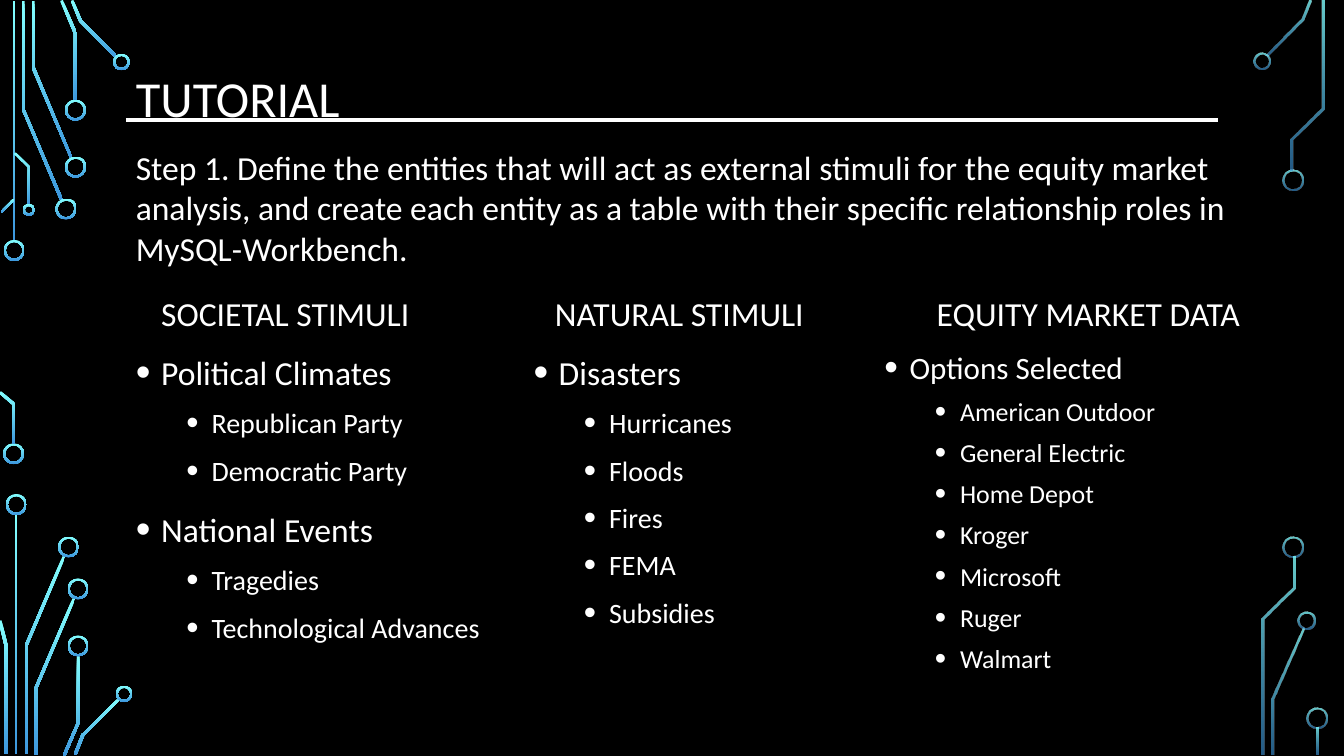
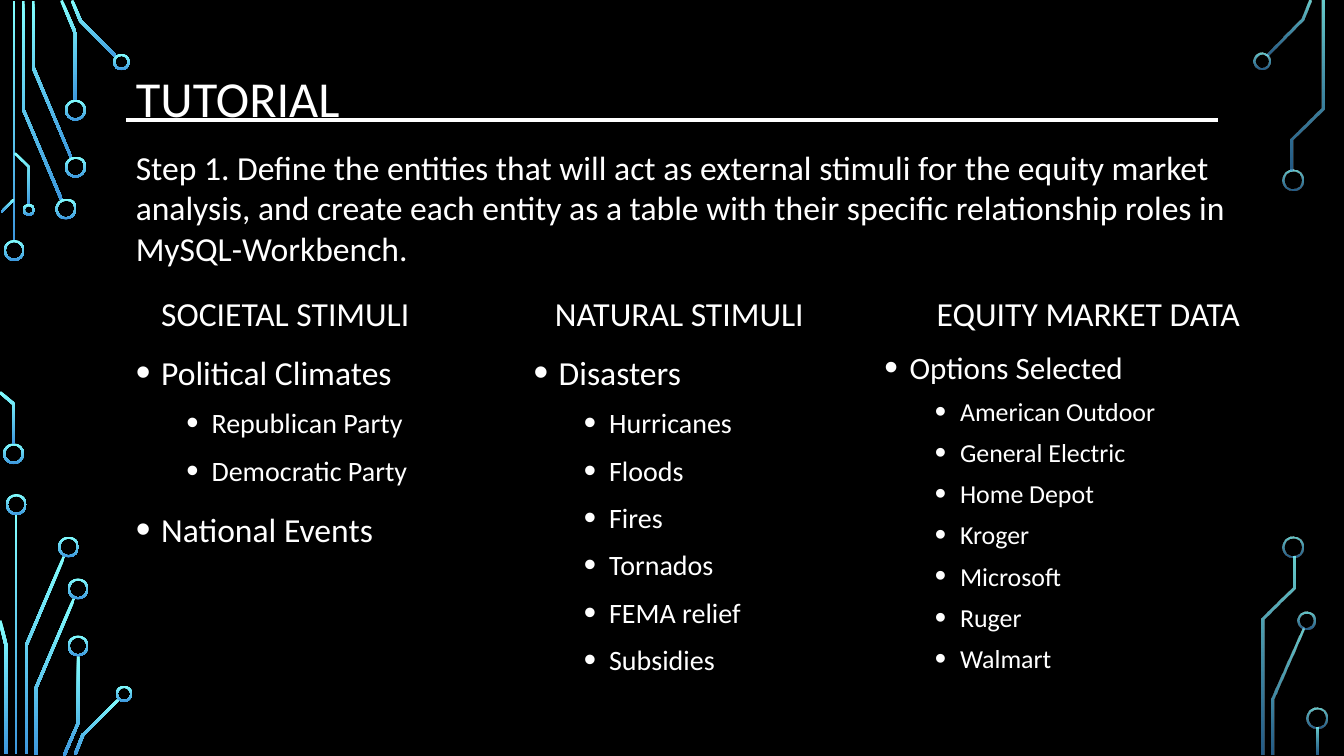
Before and after one commit to djserna/7330-Group-Project, a slide deck: slide 4 of Presentation/MSDS_7330_Group_Project_Presentation.pptx. Drawn at 1344x756 pixels with LibreOffice and Linux fonts; fonts in the diff are those of the drawing; background and template pictures are left out. Boxes give left, top, right and bottom in pixels: in the first picture for what was removed or moved away, otherwise in the second. Text is boxed around its words. In the diff, an @@ line names an element or a change of style, - is before the commit and + after.

```diff
--- a/Presentation/MSDS_7330_Group_Project_Presentation.pptx
+++ b/Presentation/MSDS_7330_Group_Project_Presentation.pptx
@@ text at (609, 555, 740, 624): text changed @@
-  • FEMA
+  • Tornados
+  • FEMA relief
@@ text at (212, 570, 479, 643): paragraphs removed @@
-  • Tragedies
-  • Technological Advances
```
Also in this commit, not shown: 5 other slides changed, 3 slides added, 2 slides removed.
